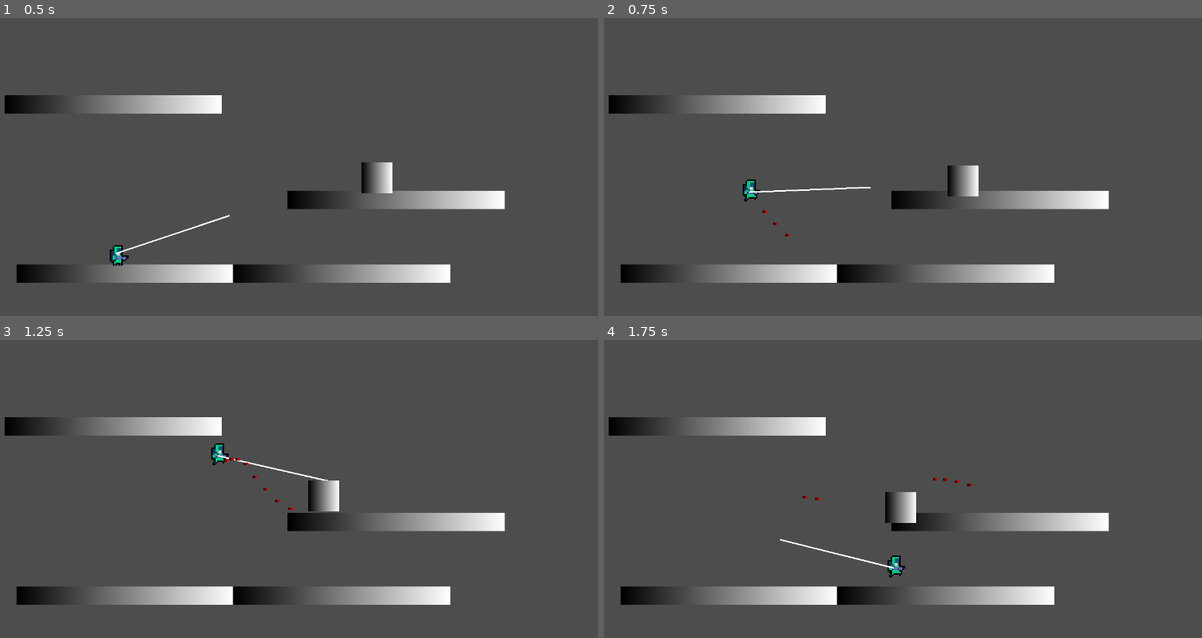
Above: before the commit, frames 1-4 (two rows, left to right).
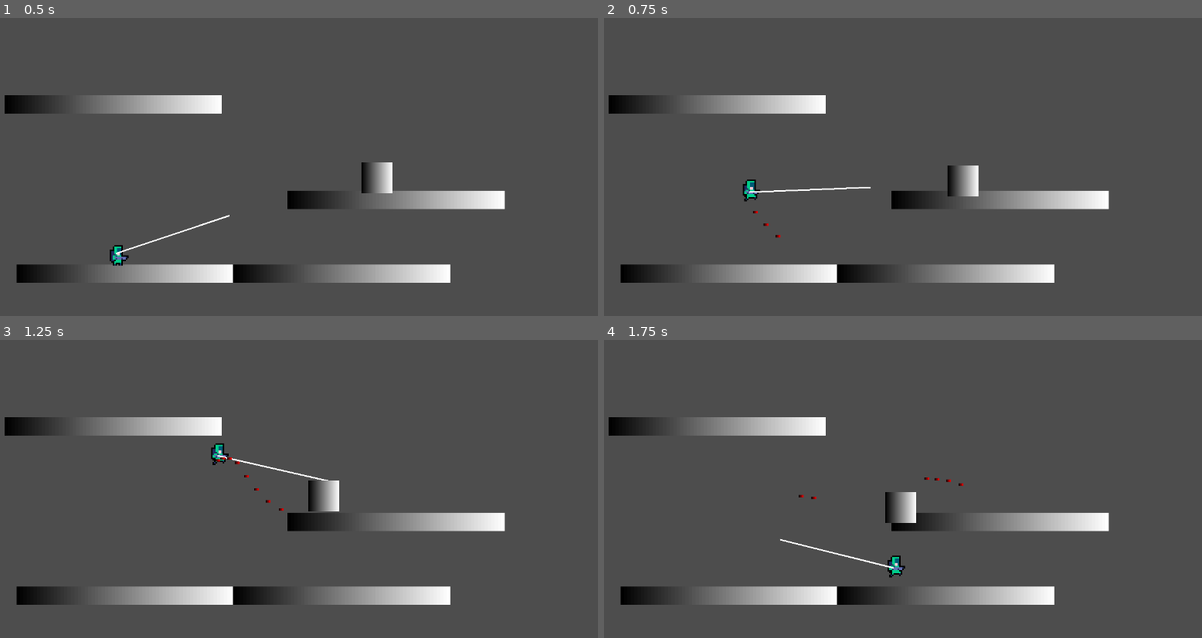
Above: after the commit, the same moments.

Repository: fer-hnndz/europa-game
Game: Godot game, scene res://scenes/TestScene.tscn
Same seed, same stepped clock (60 frames per second), same inputs: the game is played once before the commit and once after it.
Inputs (mouse positions are in pixels of both pictures, inside the frame that each line leads up to):
- Up to frame 1 (0.5 s): no input
- Up to frame 2 (0.75 s): tap Enter (ui_accept) at 0.5 s; move the mouse to (1028, 172) at 0.52 s; press the mouse at (1028, 172) at 0.53 s; hold Right (ui_right) from 0.53 s (still down)
- Up to frame 3 (1.25 s): keep holding Right (ui_right); tap Enter (ui_accept) at 0.77 s
- Up to frame 4 (1.75 s): keep holding Right (ui_right); move the mouse to (771, 530) at 1.27 s; release the mouse at (771, 530) at 1.28 s; click (771, 530) at 1.35 s; tap Enter (ui_accept) at 1.52 s

Frame 1 is identical in both runs. In frame 2, less than 0.1% of the frame differs, in the area x 24-32%, y 64-74%; in frame 3, 0.1%, in the area x 36-50%, y 39-58%; in frame 4, less than 0.1%.

Commit message:
Optimizacion de codigo y de fisicas de balas

Diff:
--- a/project.godot
+++ b/project.godot
@@ -20,7 +20,6 @@
 window/size/viewport_width=1280
 window/size/viewport_height=720
 window/stretch/mode="viewport"
-window/stretch/aspect="ignore"
 
 [input]
 
--- a/scenes/Bullet.gd
+++ b/scenes/Bullet.gd
@@ -14,20 +14,17 @@
 # Called every frame. 'delta' is the elapsed time since the previous frame.
 func _process(delta):
 	if (objective == null):
-		print("Objective is null. Not processing")
 		return
 
-#	if (not $VisibleOnScreenNotifier2D.is_on_screen()):
-#		print("Not on screen. Deleting...")
-#		queue_free()
-#		return
+	if (not $VisibleOnScreenNotifier2D.is_on_screen()):
+		# TODO: Verificar si se puede borrar la bala una vez no este en pantalla
+		return
 
 	var velocity = Vector2(0, 0)
 	if (not lastCollition):
 
 		var dir_x = objective.x
 		var dir_y = objective.y
-		print("Direcciones: ", dir_x, " ",dir_y)
 		velocity.x = dir_x * delta
 		velocity.y = dir_y * delta
 	else:
--- a/scenes/Player.gd
+++ b/scenes/Player.gd
@@ -12,24 +12,17 @@
 var gravity = ProjectSettings.get_setting("physics/2d/default_gravity")
 
 func _ready():
-	print($Line2D.get_point_count())
+	#print($Line2D.get_point_count())
+	pass
 
-func _physics_process(delta):
-	#Engine.max_fps = 30
-	#print(Engine.get_frames_per_second())
+func _process_laser(delta):
 	var player_pos = global_position
 	var mouse_pos = get_global_mouse_position() - player_pos
-
-	#var laser_x = (LASER_MAX_LENGTH / mouse_pos.x) * mouse_pos.x
-	#var laser_y = (LASER_MAX_LENGTH / mouse_pos.y) * mouse_pos.y
-	#var laser_end = Vector2(laser_x, laser_y)
 
 	var line_length = sqrt((mouse_pos.x * mouse_pos.x) + (mouse_pos.y * mouse_pos.y))
 	var laser_x = (LASER_MAX_LENGTH * mouse_pos.x) / line_length
 	var laser_y = (LASER_MAX_LENGTH * mouse_pos.y) / line_length
 	var laser_end = Vector2(laser_x, laser_y)
-
-	print("C = ", line_length)
 
 
 	if ($Line2D.get_point_count() != 1):
@@ -37,7 +30,8 @@
 
 	#$Line2D.add_point(mouse_pos)
 	$Line2D.add_point(laser_end)
-
+func _physics_process(delta):
+	_process_laser(delta)
 
 	# Add the gravity.
 	if not is_on_floor():
@@ -49,17 +43,20 @@
 		has_double_jump = true
 
 	if Input.is_action_pressed("shoot"):
-		print(Time.get_unix_time_from_system() - last_bullet)
 		if (last_bullet == 0 or Time.get_unix_time_from_system() - last_bullet>= bullet_cooldown):
+
+			# Guardar tiempo donde se disparo la ultima bala para comprobar si despues puede disparar otra
 			last_bullet = Time.get_unix_time_from_system()
-			var bulletNode = preload("res://scenes/Bullet.tscn")
-			var bullet_instance = bulletNode.instantiate()
+
+			# Cargar la bala y ubicarla para disparar
+			var bullet_instance = preload("res://scenes/Bullet.tscn").instantiate()
+			var player_pos = global_position
+			var mouse_pos = get_global_mouse_position() - player_pos
+			bullet_instance.global_position = Vector2(player_pos.x, player_pos.y)
+
+			get_parent().add_child(bullet_instance)
 			bullet_instance.setObjective(player_pos.direction_to(mouse_pos) + mouse_pos)
-			var start_pos = global_position
 
-			start_pos = Vector2(start_pos.x + 10, start_pos.y)
-			bullet_instance.global_position = start_pos
-			get_parent().add_child(bullet_instance)
 
 	# Handle Jump.
 	if Input.is_action_just_pressed("ui_accept") && has_double_jump:
